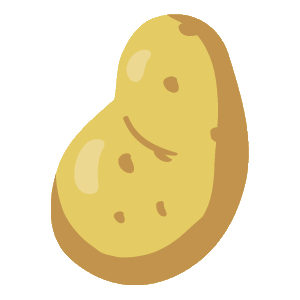
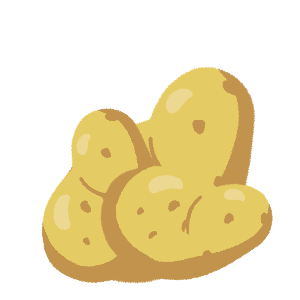
Revision of a layered 300×300 image; what changed, layer by layer:
added layer "Group 1 copy" above "Group 1" over [41, 66, 273, 284]
added group "Group 1" with 3 layers above "Layer 2" over [41, 66, 273, 284]
moved "Layer 1 copy" into group "Group 1", painted on it over [51, 14, 273, 285]
moved "Layer 1" into group "Group 1", painted on it over [41, 14, 249, 285]
moved "Layer 1 copy 2" into group "Group 1", painted on it over [51, 14, 256, 285]
